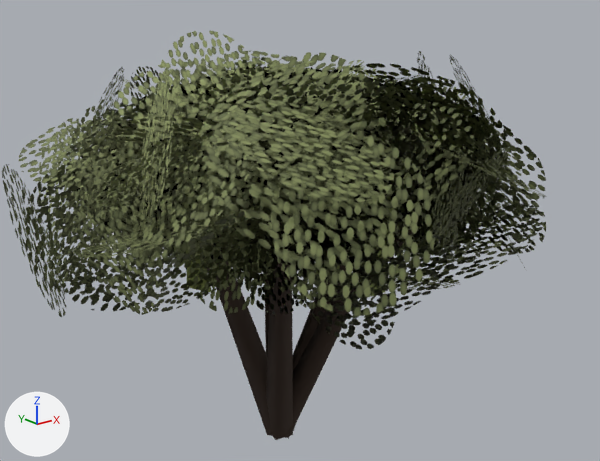
The glTF model src/assets/vegetation/caral/caral_pacae_lod0.glb as it was, and as the next commit left it.
Before and after are seen from a camera (50 mm lens) standing at (-1.61, -2.12, 1.5) and looking at (0.07, -0.03, 0.66). The lights are fixed; the arrows at lower left show +X, +Y and +Z. The first picture is the older version. Where no turn or scale is listed for an object, it has been applied to the vertices.

The scene before the commit, as lines of its bpy script (objects in view):
```python
me_geo_kit_pacae_lod0 = bpy.data.meshes.new('GEO-Kit_pacae_LOD0')
me_geo_kit_pacae_lod0.from_pydata(...)  # 1610 vertices, 900 faces; spans x -0.96..0.96, y -1.04..1.04, z -0.74..0.74
# faces by material slot: [120, 720, 60]
me_geo_kit_pacae_lod0.materials.append(mat_mat_kit_bark)
me_geo_kit_pacae_lod0.materials.append(mat_mat_kit_pacaeleaf)
me_geo_kit_pacae_lod0.materials.append(mat_mat_kit_pacaepod)
ob_geo_kit_pacae_lod0 = bpy.data.objects.new('GEO-Kit_pacae_LOD0', me_geo_kit_pacae_lod0)
ob_geo_kit_pacae_lod0.location = (0.008, 0.003, 0.633)
```
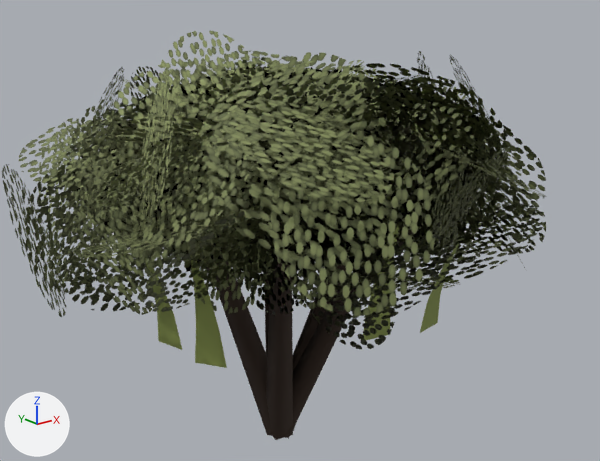
Boxes [x1, y1, x2, y2] around the edits, measured in the pictures (600 x 461 px; the box of a moved part takes in the faces that stretch with it):
part 1 of me_geo_kit_pacae_lod0, moved or reshaped (not visible afterwards): before [182, 222, 212, 292]
part 2 of me_geo_kit_pacae_lod0, moved or reshaped (not visible afterwards): before [369, 208, 394, 297]
part 3 of me_geo_kit_pacae_lod0, moved or reshaped (not visible before): after [145, 258, 182, 350]
part 4 of me_geo_kit_pacae_lod0, moved or reshaped (mostly hidden before): before [174, 246, 185, 268]; after [191, 260, 227, 368]
part 5 of me_geo_kit_pacae_lod0, moved or reshaped (mostly hidden before): before [395, 214, 409, 274]; after [363, 227, 399, 340]
part 6 of me_geo_kit_pacae_lod0, moved or reshaped (not visible before): after [420, 244, 459, 333]

What changed in the scene script:
```text
Change me_geo_kit_pacae_lod0:
    where me_geo_kit_pacae_lod0.from_pydata(...)  # 1610 vertices, 900 faces; spans x -0.96..0.96, y -1.04..1.04, z -0.74..0.74
    used by ob_geo_kit_pacae_lod0; location = (0.008, 0.003, 0.633)
    me_geo_kit_pacae_lod0 part 1: the loose piece of 8 vertices spanning x -0.5..-0.41, y -0.22..-0.14, z -0.02..0.23 is turned -164.9 degrees about the z axis through its middle and scaled by 1.15, then moved by (0.95, 0.55, -0.04)
    me_geo_kit_pacae_lod0 part 2: the loose piece of 8 vertices spanning x -0.07..0.02, y -0.55..-0.48, z -0.05..0.26 is turned 170.6 degrees about the z axis through its middle and scaled by 1.16, then moved by (0.14, 1.16, -0.04)
    me_geo_kit_pacae_lod0 part 3: the loose piece of 8 vertices spanning x 0.32..0.39, y -0.06..0.03, z -0.12..0.15 is turned -163.6 degrees about the z axis through its middle and scaled by 1.16, then moved by (-0.9, -0.12, -0.06)
    me_geo_kit_pacae_lod0 part 4: the loose piece of 8 vertices spanning x -0.26..-0.18, y 0.27..0.36, z -0.13..0.16 is turned 87.1 degrees about the z axis through its middle and scaled by 1.16, then moved by (-0.27, -0.6, -0.06)
    me_geo_kit_pacae_lod0 part 5: the loose piece of 8 vertices spanning x 0.15..0.23, y -0.43..-0.35, z -0.06..0.24 is turned -36.7 degrees about the z axis through its middle and scaled by 1.16, then moved by (-0.3, -0.2, -0.04)
    me_geo_kit_pacae_lod0 part 6: the loose piece of 8 vertices spanning x -0.06..0.03, y 0.45..0.52, z -0.08..0.16 is scaled about its middle by (-1.09, -1.13, 1.15), then moved by (0.13, -1.11, -0.05)
```
